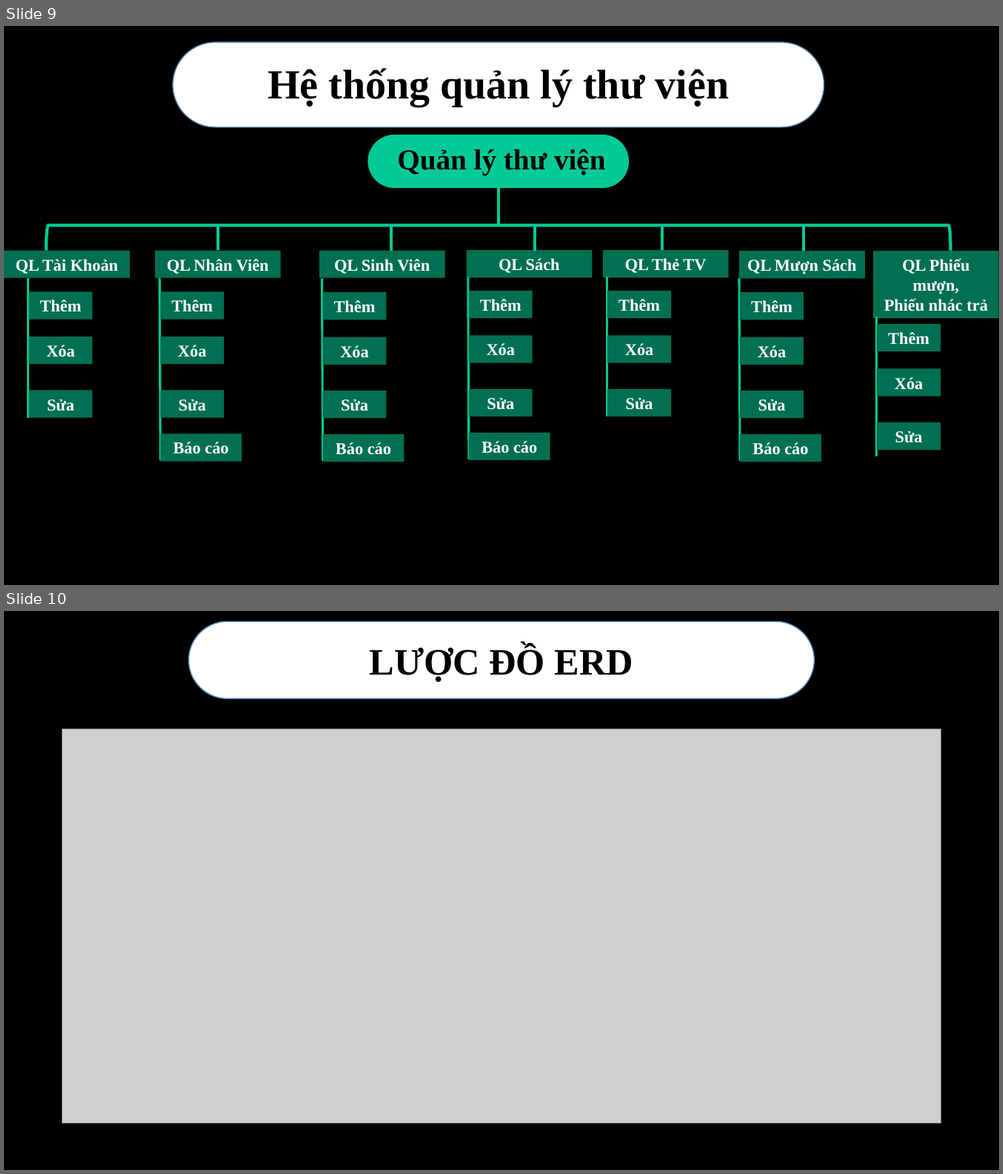
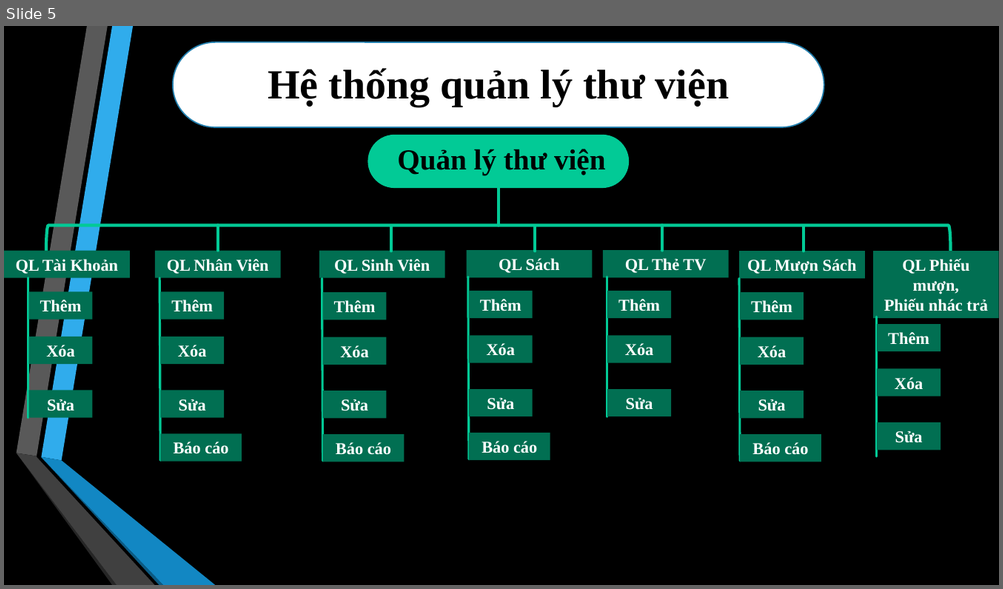
Before and after one commit to KVang05112002/QLYTHUVIEN, a slide deck: DoAn_QuanLyThuVien.pptx. Shown one above the other, each under a label of ours: slides 9 and 10 before the commit, slide 5 after it. The pictures are 1003x1174 and 1003x589 pixels, drawn with LibreOffice and Linux fonts; fonts in the diff are those of the drawing; grey boxes stand for pictures. Boxes give left, top, right and bottom in pixels: in the first picture for what was removed or moved away, otherwise in the second. Text is boxed around its words. In the diff, an @@ line names an element or a change of style, - is before the commit and + after.

```diff
--- a/DoAn_QuanLyThuVien.pptx
+++ b/DoAn_QuanLyThuVien.pptx
@@ slide 10 removed at box(4, 611, 999, 1170), background #000000 @@
@@ rounded rectangle removed at box(189, 621, 814, 698) @@
@@ text removed at box(370, 645, 633, 682) @@
-LƯỢC ĐỒ ERD
@@ picture removed at box(62, 729, 941, 1124) @@
@@ what was slide 9 is now slide 5 @@
@@ slide 5 changed as well @@
@@ rounded rectangle at box(173, 42, 824, 127): outline #43739E 1 pt to #247FAF 1.25 pt @@
@@ group added at box(16, 26, 215, 585): 6 freeform shapes @@
```
Also in this commit, not shown: 5 other slides changed, 3 slides added, 7 other slides removed, 13 other files.
